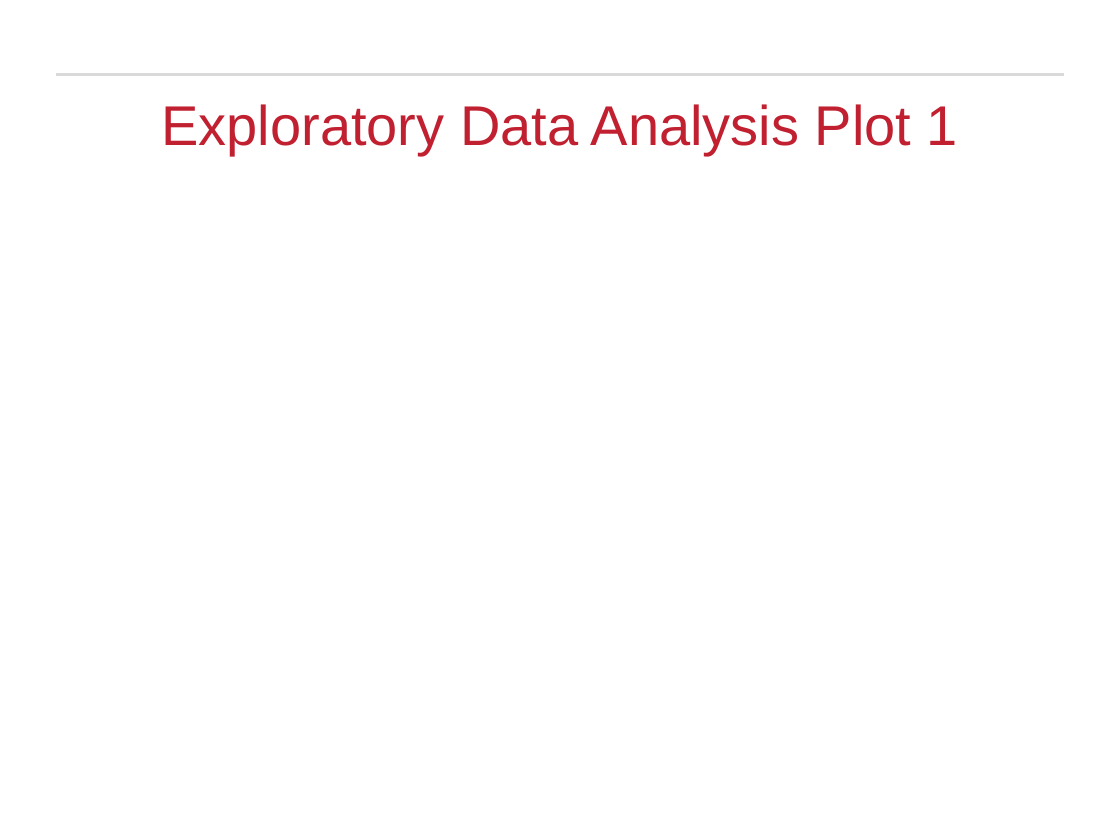
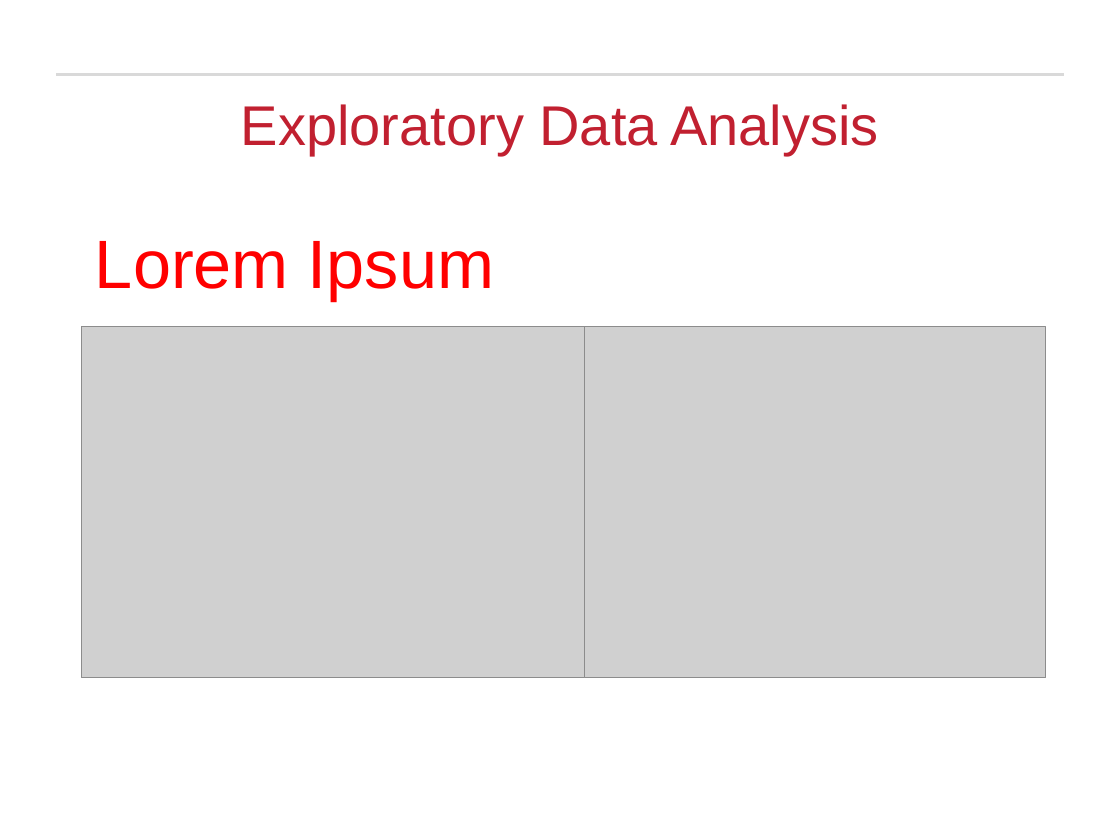
Before and after one commit to rajakash31/Presidential_Election_2016_Classification, a slide deck: slide 7 of Final Submission/Presidential Election Analysis_Final.pptx. Drawn at 1120x840 pixels with LibreOffice and Linux fonts; fonts in the diff are those of the drawing; grey boxes stand for pictures; background and template pictures are left out. Boxes give left, top, right and bottom in pixels: in the first picture for what was removed or moved away, otherwise in the second. Text is boxed around its words. In the diff, an @@ line names an element or a change of style, - is before the commit and + after.

```diff
--- a/Final Submission/Presidential Election Analysis_Final.pptx
+++ b/Final Submission/Presidential Election Analysis_Final.pptx
@@ title at (x1=241, y1=104, x2=878, y2=155): text changed @@
-Exploratory Data Analysis Plot 1
+Exploratory Data Analysis
@@ text added at (x1=95, y1=241, x2=494, y2=301), 44 pt, text #FF0000 @@
+Lorem Ipsum
@@ picture added at (x1=82, y1=327, x2=585, y2=679) @@
@@ picture added at (x1=585, y1=327, x2=1046, y2=679) @@
```
Also in this commit, not shown: 5 other slides changed, 1 slide added, 1 slide removed, 20 other files.
